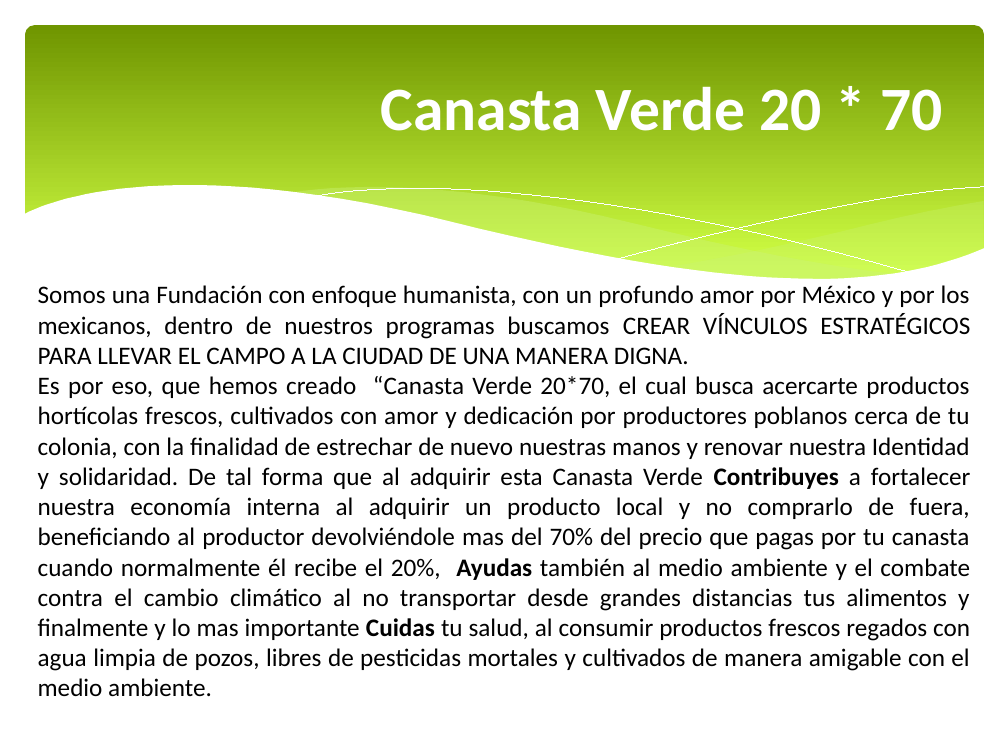
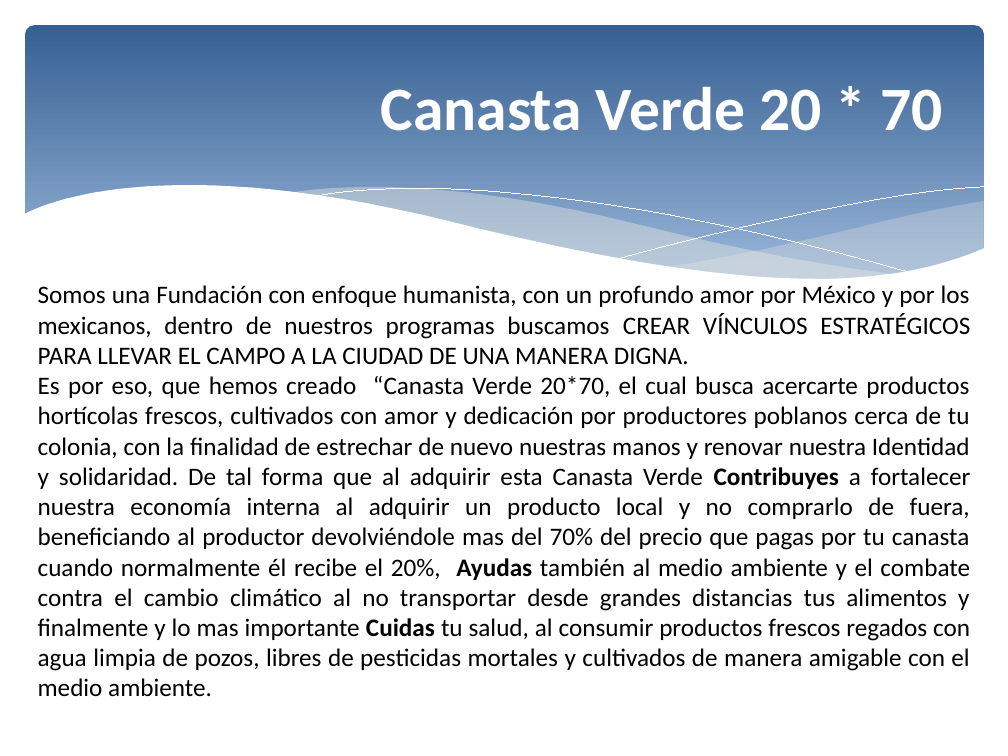
Before and after one commit to FCMx/canastas-verdes, a slide deck: slide 1 of canastas verdes/CUADERNILLO SAGARPA.pptx. Drawn at 1008x756 pixels with LibreOffice and Linux fonts; fonts in the diff are those of the drawing; background and template pictures are left out. Boxes give left, top, right and bottom in pixels: in the first picture for what was removed or moved away, otherwise in the second. Text is boxed around its words. In the diff, an @@ line names an element or a change of style, - is before the commit and + after.

Commit message:
color
cambie el color de a presentacion

```diff
--- a/canastas verdes/CUADERNILLO SAGARPA.pptx
+++ b/canastas verdes/CUADERNILLO SAGARPA.pptx
@@ rounded rectangle at (25, 25, 984, 297): fill gradient #6F9400 to #D0FF44 to gradient #376092 to #95B3D7 @@
@@ freeform shape at (288, 186, 899, 280): fill #CAF278 at 40% opacity to #EEECE1 at 40% opacity @@
@@ freeform shape at (666, 202, 984, 280): fill #CAF278 at 29% opacity to #EEECE1 at 29% opacity @@
```
Also in this commit, not shown: 5 other slides changed, 1 slide added, 1 slide removed.
